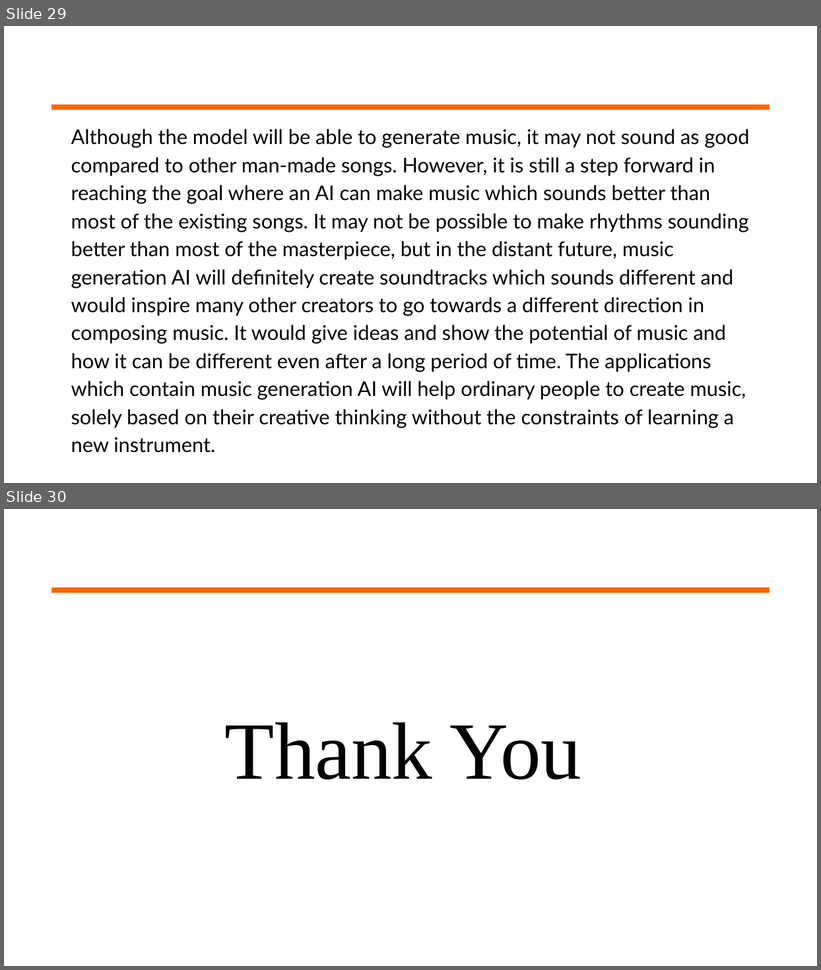
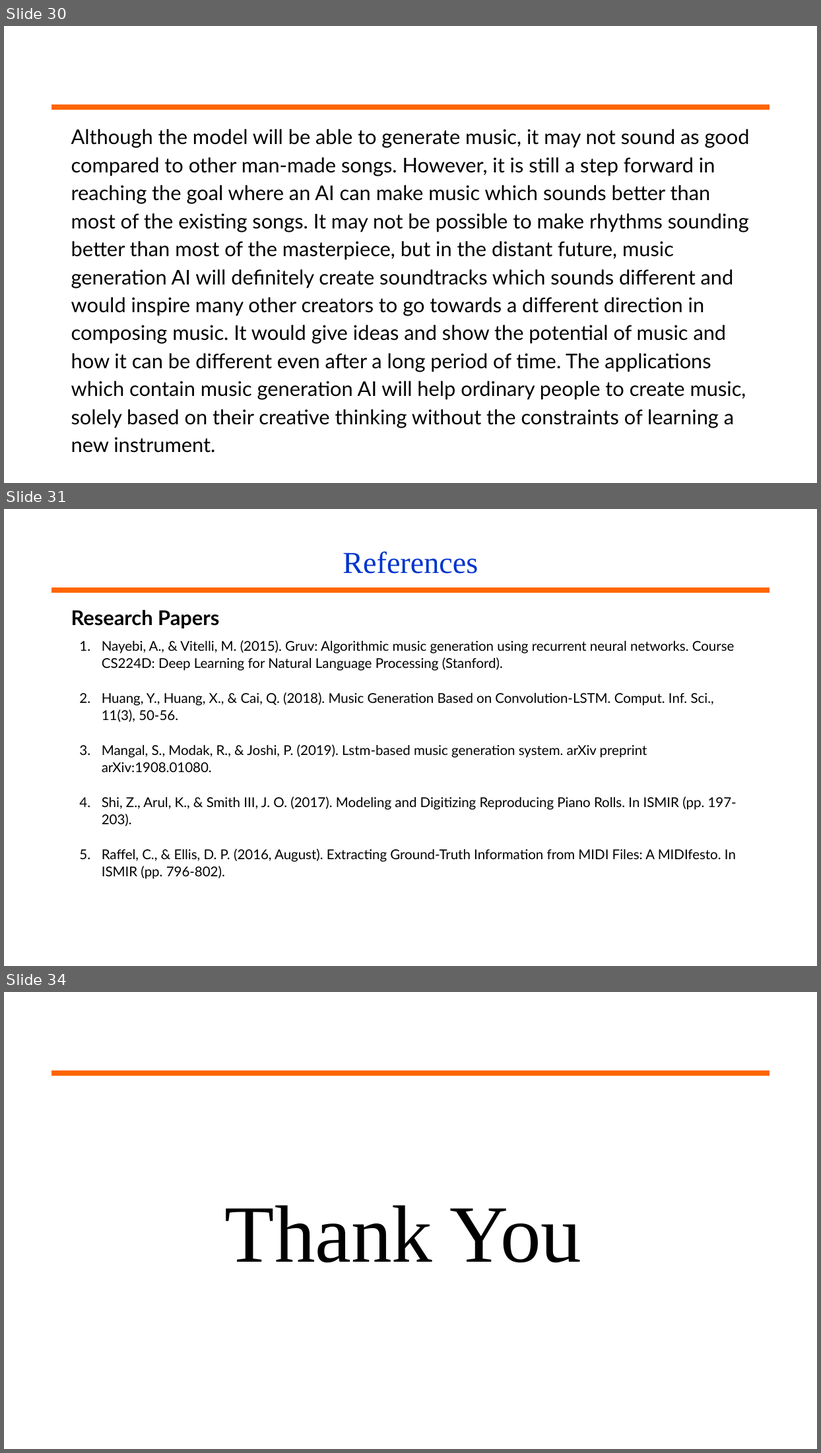
Before and after one commit to jerinjoseph121/Music-Generation, a slide deck: Presentation/Music Generation Major Project.pptx. Shown one above the other, each under a label of ours: slides 29 and 30 before the commit, slides 30, 31 and 34 after it; the slides between them are not shown. The pictures are 821x970 and 821x1453 pixels, drawn with LibreOffice and Linux fonts; fonts in the diff are those of the drawing; background and template pictures are left out. Boxes give left, top, right and bottom in pixels: in the first picture for what was removed or moved away, otherwise in the second. Text is boxed around its words. In the diff, an @@ line names an element or a change of style, - is before the commit and + after.

```diff
--- a/Presentation/Music Generation Major Project.pptx
+++ b/Presentation/Music Generation Major Project.pptx
@@ slide 31 added at (x1=4, y1=509, x2=817, y2=966), background #FFFFFF; not listed: 1 template element that a slide beside it also shows @@
@@ title added at (x1=343, y1=551, x2=478, y2=574), 36 pt, text #0033CC @@
+References
@@ text added at (x1=71, y1=610, x2=737, y2=879), 16 pt, text #000000 @@
+Research Papers
+1. Nayebi, A., & Vitelli, M. (2015). Gruv: Algorithmic music generation using recurrent neural networks. Course CS224D: Deep Learning for Natural Language Processing (Stanford).
+2. Huang, Y., Huang, X., & Cai, Q. (2018). Music Generation Based on Convolution-LSTM. Comput. Inf. Sci., 11(3), 50-56.
+3. Mangal, S., Modak, R., & Joshi, P. (2019). Lstm-based music generation system. arXiv preprint arXiv:1908.01080.
+4. Shi, Z., Arul, K., & Smith III, J. O. (2017). Modeling and Digitizing Reproducing Piano Rolls. In ISMIR (pp. 197-203).
+5. Raffel, C., & Ellis, D. P. (2016, August). Extracting Ground-Truth Information from MIDI Files: A MIDIfesto. In ISMIR (pp. 796-802).
@@ what was slide 29 is now slide 30 @@
@@ what was slide 30 is now slide 34 @@
```
Also in this commit, not shown: 9 slides changed, 5 other slides added, 2 slides removed.
